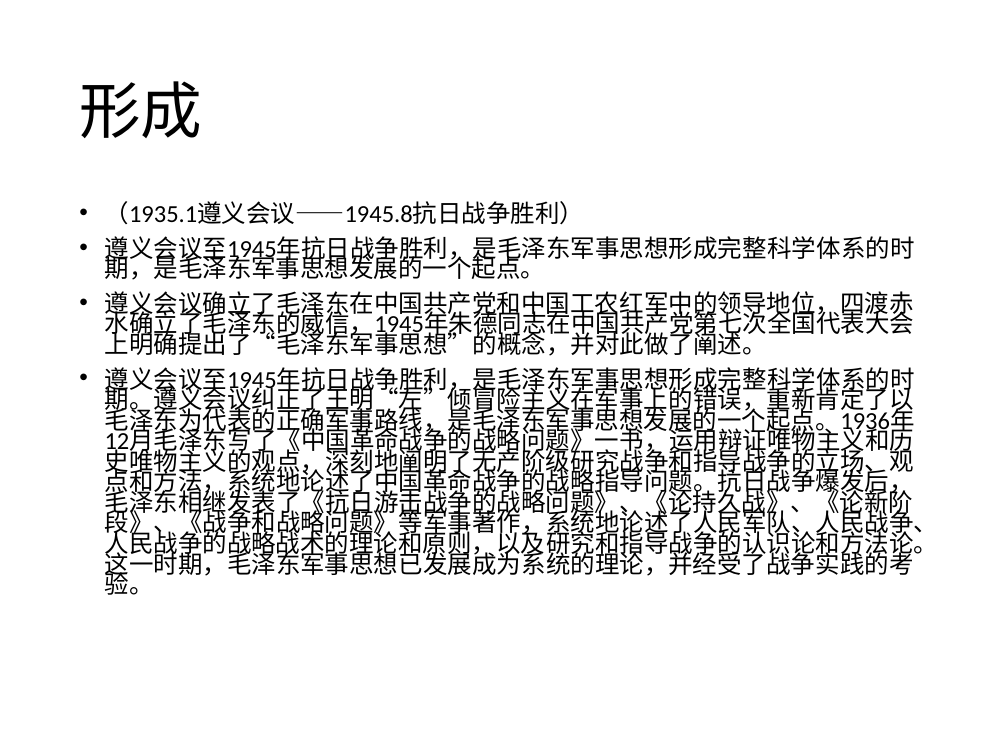
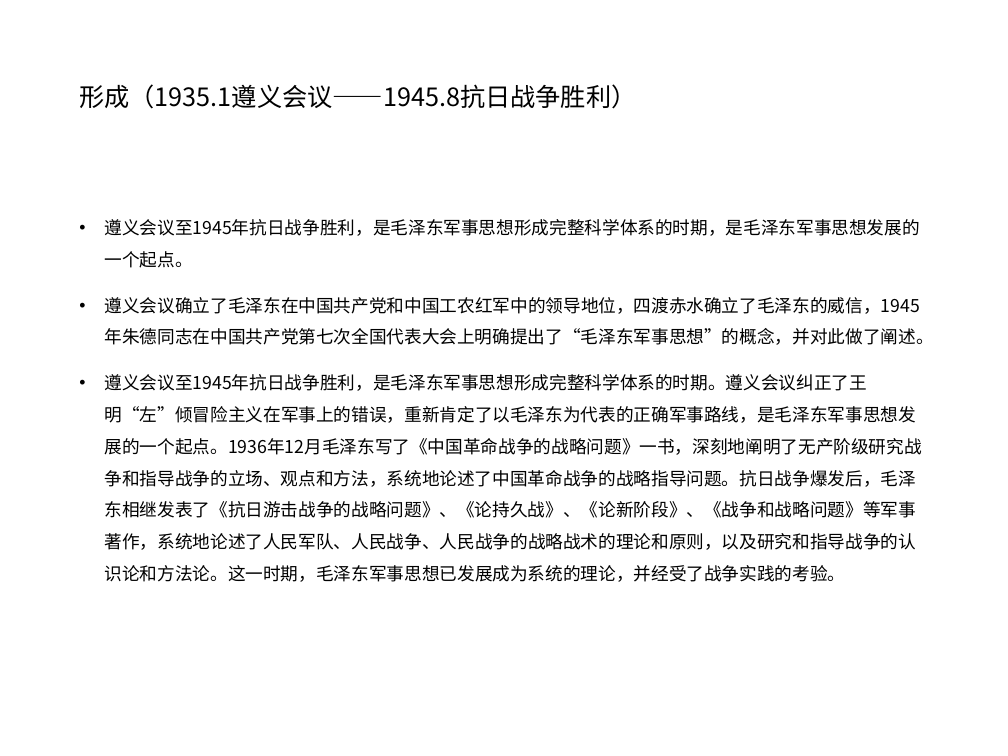
Before and after one commit to 117503445/history-ppt, a slide deck: slide 23 of 近代史张都铭小组.pptx (slide 12 before the commit). Drawn at 1008x756 pixels with LibreOffice and Linux fonts; fonts in the diff are those of the drawing; background and template pictures are left out. Boxes give left, top, right and bottom in pixels: in the first picture for what was removed or moved away, otherwise in the second. Text is boxed around its words. In the diff, an @@ line names an element or a change of style, - is before the commit and + after.

```diff
--- a/近代史张都铭小组.pptx
+++ b/近代史张都铭小组.pptx
@@ title at (x1=79, y1=84, x2=636, y2=109): text changed; size 44 to 18 pt; font Calibri to Noto Sans CJK SC @@
-形成
+形成（1935.1遵义会议——1945.8抗日战争胜利）
@@ text at (x1=105, y1=201, x2=585, y2=225): paragraph removed @@
-• （1935.1遵义会议——1945.8抗日战争胜利）
@@ text at (x1=105, y1=219, x2=934, y2=345): size 17.5 to 12.6 pt, font Calibri to Noto Sans CJK SC in "遵义会议至1945年抗日战争胜利，是毛泽东军事思想形成完整科学体系的时期，是毛泽东军事思想发展的一个起点。", "遵义会议确立了毛泽东在中国共产党和中国工农红军中的领导地位，四渡赤水确立了毛泽东的威信，1945年朱德同志在中国共产党第 ..."; line spacing 0.7 to 1.5 @@
@@ text at (x1=105, y1=374, x2=922, y2=582): text changed; size 17.5 to 12.6 pt; font Calibri to Noto Sans CJK SC @@
-• 遵义会议至1945年抗日战争胜利，是毛泽东军事思想形成完整科学体系的时期。遵义会议纠正了王明“左”倾冒险主义在军事上的错误，重新肯定了以毛泽东为代表的正确军事路线，是毛泽东军事思想发展的一个起点。1936年12月毛泽东写了《中国革命战争的战略问题》一书，运用辩证唯物主义和历史唯物主义的观点，深刻地阐明了无产阶级研究战争和指导战争的立场、观点和方法，系统地论述了中国革命战争的战略指导问题。抗日战争爆发后，毛泽东相继发表了《抗日游击战争的战略问题》、《论持久战》、《论新阶段》、《战争和战略问题》等军事著作，系统地论述了人民军队、人民战争、人民战争的战略战术的理论和原则，以及研究和指导战争的认识论和方法论。这一时期，毛泽东军事思想已发展成为系统的理论，并经受了战争实践的考验。
+• 遵义会议至1945年抗日战争胜利，是毛泽东军事思想形成完整科学体系的时期。遵义会议纠正了王明“左”倾冒险主义在军事上的错误，重新肯定了以毛泽东为代表的正确军事路线，是毛泽东军事思想发展的一个起点。1936年12月毛泽东写了《中国革命战争的战略问题》一书，深刻地阐明了无产阶级研究战争和指导战争的立场、观点和方法，系统地论述了中国革命战争的战略指导问题。抗日战争爆发后，毛泽东相继发表了《抗日游击战争的战略问题》、《论持久战》、《论新阶段》、《战争和战略问题》等军事著作，系统地论述了人民军队、人民战争、人民战争的战略战术的理论和原则，以及研究和指导战争的认识论和方法论。这一时期，毛泽东军事思想已发展成为系统的理论，并经受了战争实践的考验。
```
Also in this commit, not shown: 13 other slides changed, 12 slides added, 2 other files.
